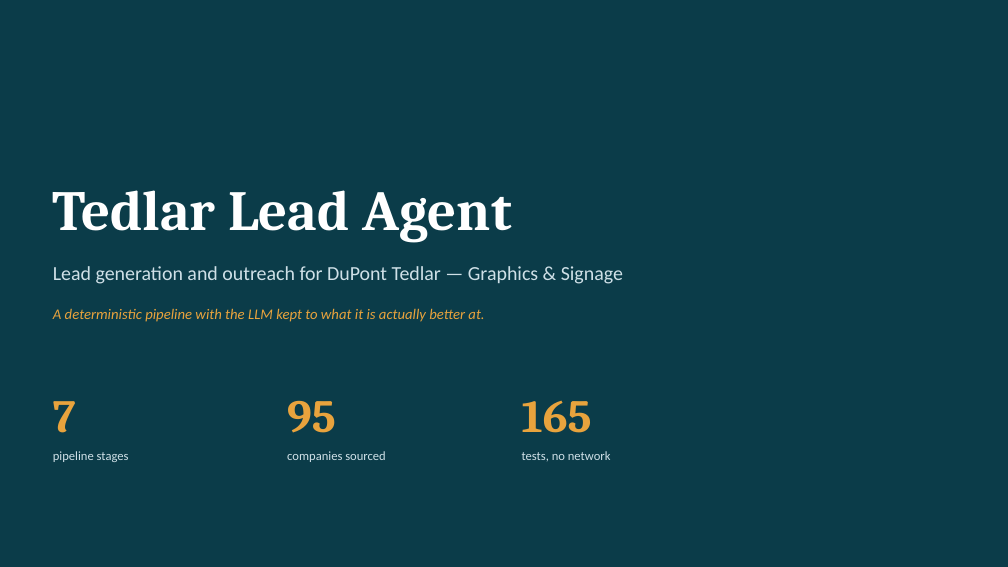
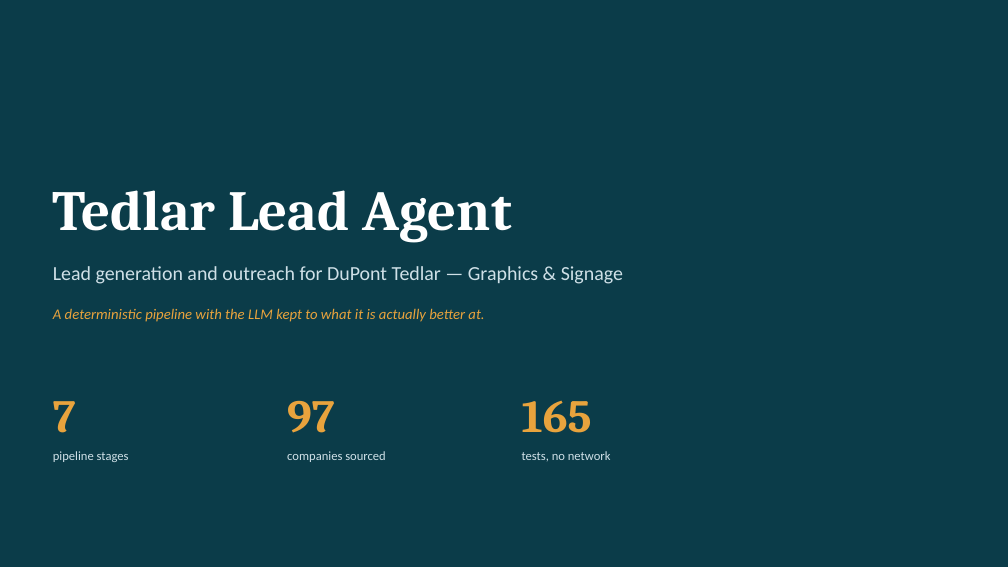
Before and after one commit to mohsin-khawaja/instalily-case-study, a slide deck: slide 1 of docs/Tedlar-Lead-Agent.pptx. Drawn at 1008x567 pixels with LibreOffice and Linux fonts; fonts in the diff are those of the drawing. Boxes give left, top, right and bottom in pixels: in the first picture for what was removed or moved away, otherwise in the second. Text is boxed around its words. In the diff, an @@ line names an element or a change of style, - is before the commit and + after.

```diff
--- a/docs/Tedlar-Lead-Agent.pptx
+++ b/docs/Tedlar-Lead-Agent.pptx
@@ text at [287,400,334,433]: text changed @@
-95
+97
```
Also in this commit, not shown: 1 other slide changed, 7 other files.
